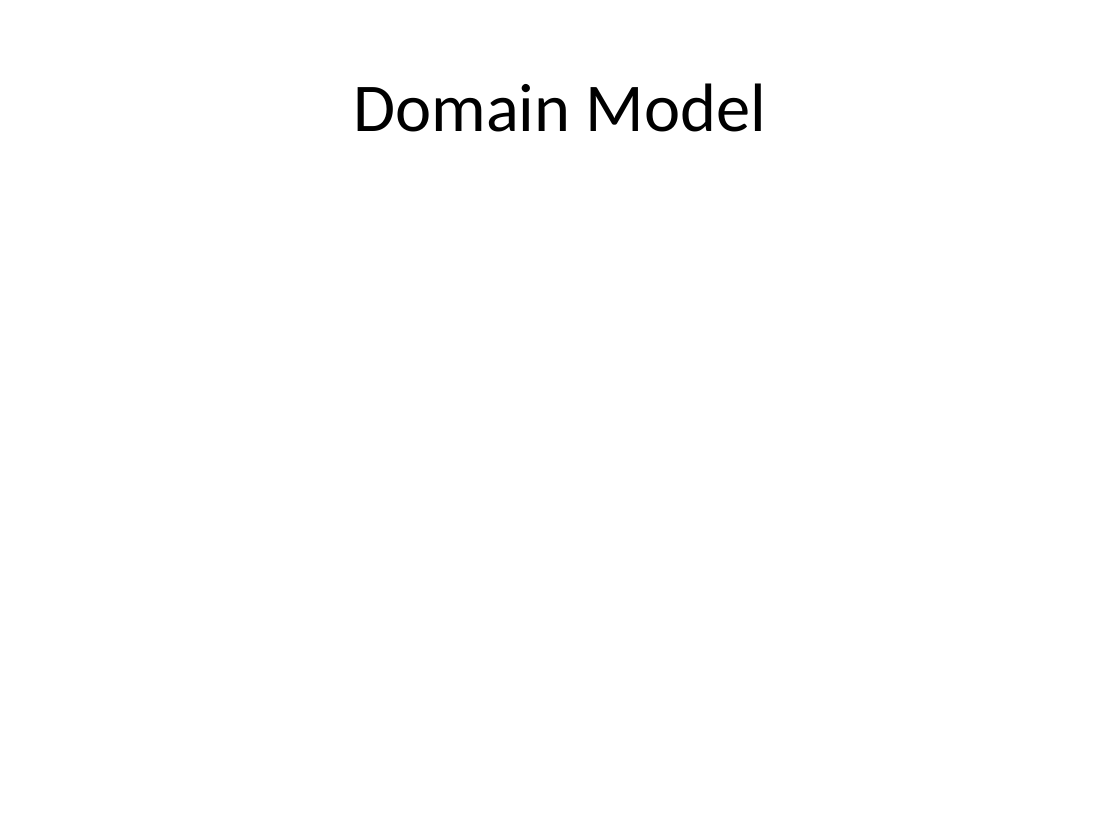
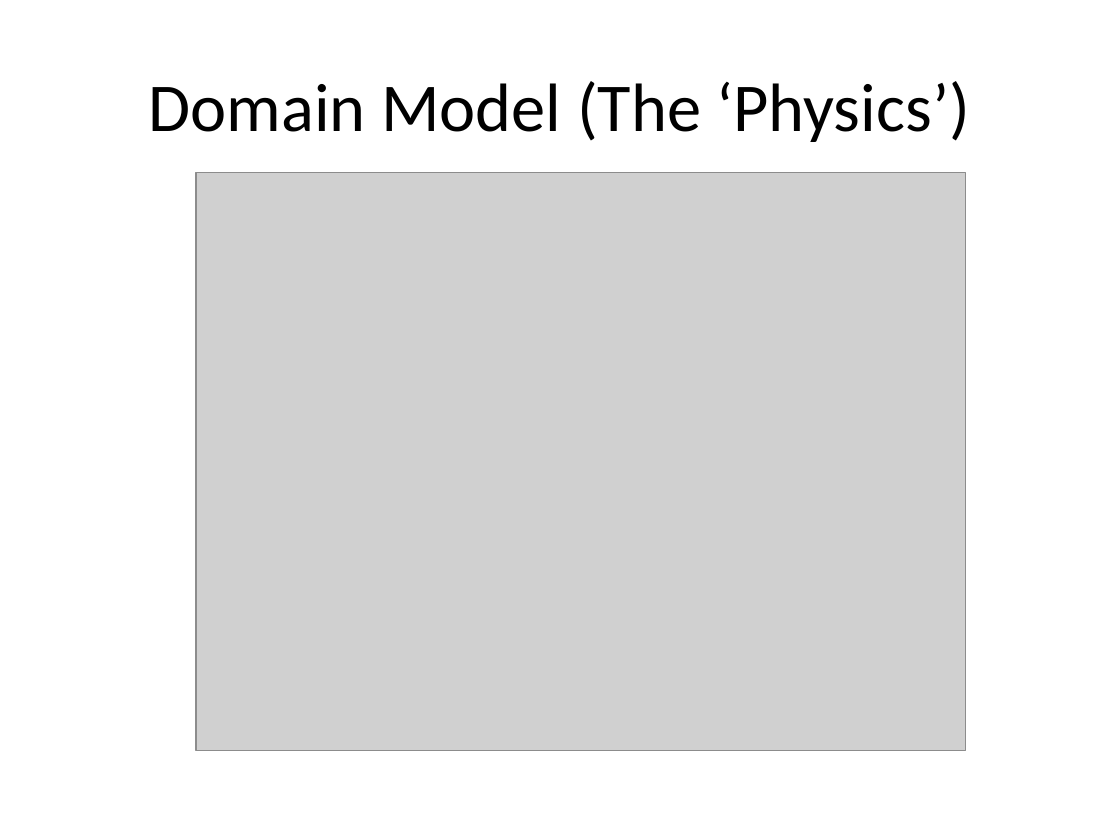
Before and after one commit to probablytom/fuzzi-moss-paper, a slide deck: slide 12 of Presentation.pptx. Drawn at 1120x840 pixels with LibreOffice and Linux fonts; fonts in the diff are those of the drawing; grey boxes stand for pictures. Boxes give left, top, right and bottom in pixels: in the first picture for what was removed or moved away, otherwise in the second. Text is boxed around its words. In the diff, an @@ line names an element or a change of style, - is before the commit and + after.

```diff
--- a/Presentation.pptx
+++ b/Presentation.pptx
@@ title at [149,81,970,142]: text changed @@
-Domain Model
+Domain Model (The ‘Physics’)
@@ picture added at [196,172,965,750] @@
```
Also in this commit, not shown: 5 other slides changed, 1 other file.
